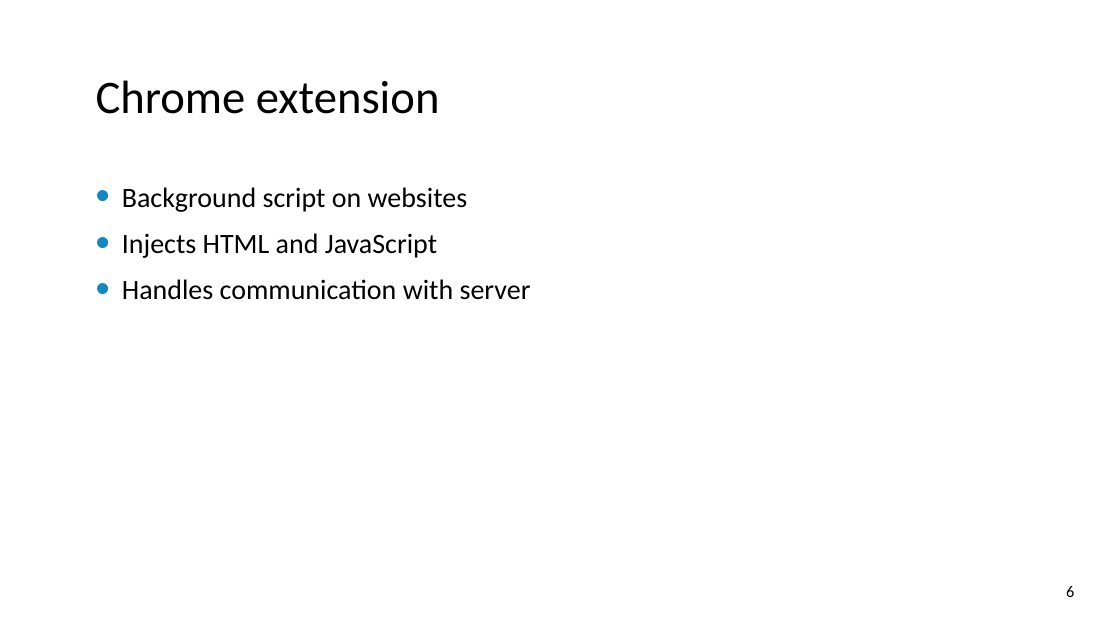
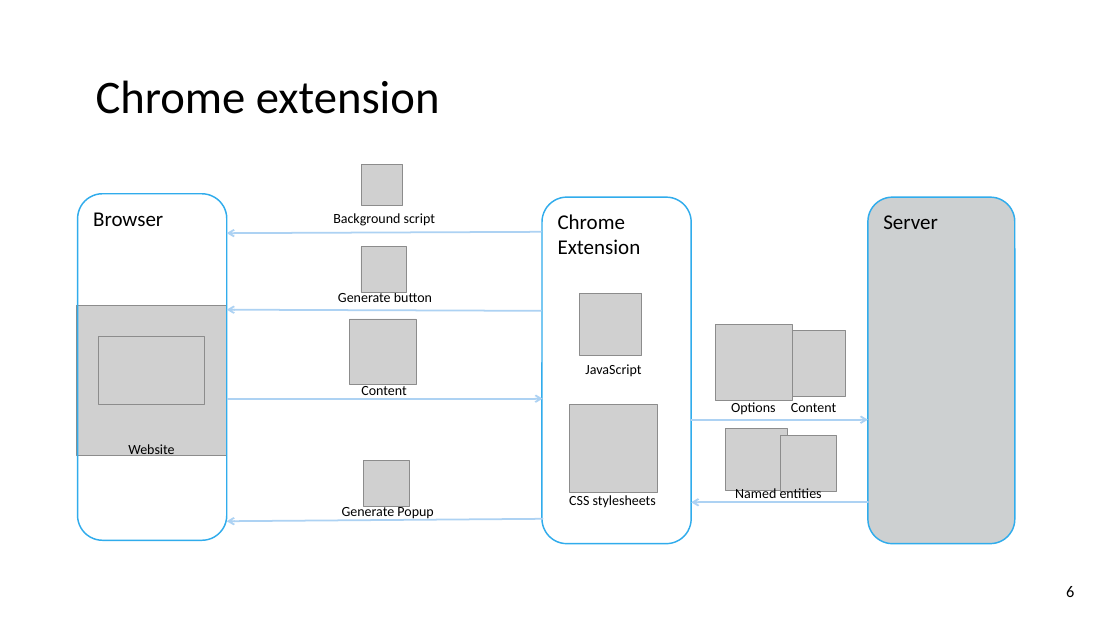
Before and after one commit to ofrendo/SemanticWebTechnologies, a slide deck: slide 6 of ProjectPresentation/EntityAnnotation.pptx. Drawn at 1120x630 pixels with LibreOffice and Linux fonts; fonts in the diff are those of the drawing; grey boxes stand for pictures; background and template pictures are left out. Boxes give left, top, right and bottom in pixels: in the first picture for what was removed or moved away, otherwise in the second. Text is boxed around its words. In the diff, an @@ line names an element or a change of style, - is before the commit and + after.

```diff
--- a/ProjectPresentation/EntityAnnotation.pptx
+++ b/ProjectPresentation/EntityAnnotation.pptx
@@ picture added at [362,165,403,206] @@
@@ rounded rectangle added at [77,194,227,541], outline #30ACEC 1.25 pt, 18 pt, text #000000 @@
+Browser
@@ text removed at [122,187,531,300] @@
-• Background script on websites
-• Injects HTML and JavaScript
-• Handles communication with server
@@ rounded rectangle added at [542,197,691,544], outline #30ACEC 1.25 pt, 18 pt, text #000000 @@
+Chrome Extension
@@ rounded rectangle added at [868,197,1015,544], fill #CDD0D1, outline #30ACEC 1.25 pt, 18 pt, text #000000 @@
+Server
@@ arrow added from (541, 232) to (227, 234), #AED2F4 1.5 pt @@
@@ text added at [333,213,435,226], 12 pt, text #000000 @@
+Background script
@@ picture added at [361,247,407,292] @@
@@ text added at [338,290,432,302], 12 pt, text #000000 @@
+Generate button
@@ picture added at [580,293,642,355] @@
@@ picture added at [76,305,227,455] @@
@@ arrow added from (541, 311) to (227, 310), #AED2F4 1.5 pt @@
@@ picture added at [350,319,416,385] @@
@@ picture added at [716,324,792,401] @@
@@ picture added at [98,337,205,404] @@
@@ picture added at [780,330,846,396] @@
@@ text added at [361,384,406,399], 12 pt, text #000000 @@
+Content
@@ text added at [585,364,641,377], 12 pt, text #000000 @@
+JavaScript
@@ arrow added from (228, 399) to (543, 399), #AED2F4 1.5 pt @@
@@ picture added at [570,405,658,493] @@
@@ text added at [731,402,776,415], 12 pt, text #000000 @@
+Options
@@ text added at [791,403,836,412], 12 pt, text #000000 @@
+Content
@@ text added at [128,444,174,459], 12 pt, text #000000 @@
+Website
@@ arrow added from (691, 420) to (868, 420), #AED2F4 1.5 pt @@
@@ picture added at [726,429,787,490] @@
@@ picture added at [781,436,837,492] @@
@@ picture added at [364,460,409,506] @@
@@ text added at [342,504,433,520], 12 pt, text #000000 @@
+Generate Popup
@@ text added at [569,495,656,508], 12 pt, text #000000 @@
+CSS stylesheets
@@ arrow added from (868, 502) to (691, 502), #AED2F4 1.5 pt @@
@@ text added at [735,486,822,501], 12 pt, text #000000 @@
+Named entities
@@ arrow added from (543, 519) to (227, 522), #AED2F4 1.5 pt @@
```
Also in this commit, not shown: 4 other slides changed.
